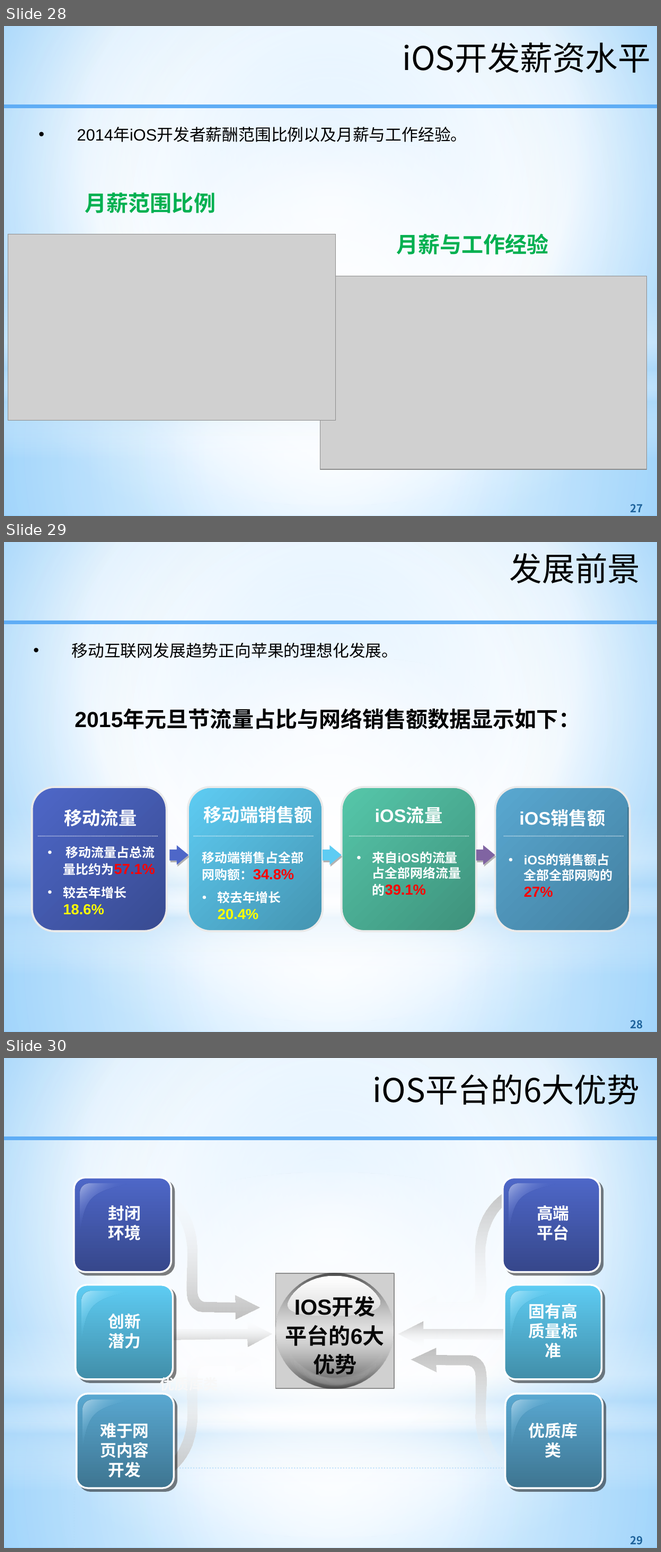
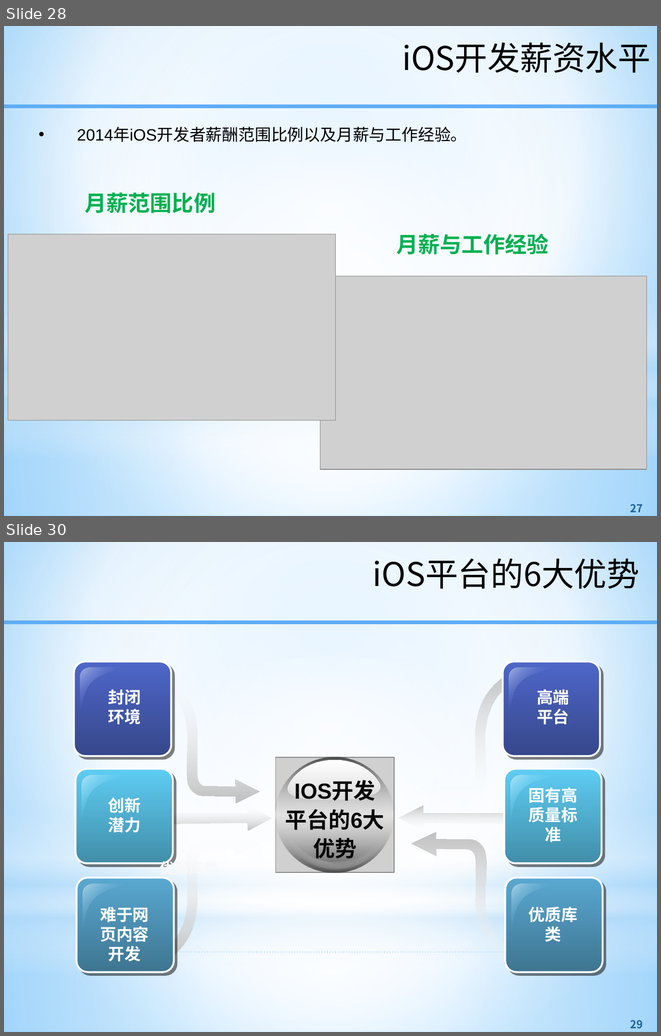
Before and after one commit to kkdmh77/gjh_baoche, a slide deck: 资料/PPT资料/宣讲PPT.pptx. Shown one above the other, each under a label of ours: slides 28, 29 and 30 before the commit, slides 28 and 30 after it; the slides between them are not shown. The pictures are 661x1552 and 661x1036 pixels, drawn with LibreOffice and Linux fonts; fonts in the diff are those of the drawing; grey boxes stand for pictures; background and template pictures are left out. Boxes give left, top, right and bottom in pixels: in the first picture for what was removed or moved away, otherwise in the second. Text is boxed around its words. In the diff, an @@ line names an element or a change of style, - is before the commit and + after.

```diff
--- a/资料/PPT资料/宣讲PPT.pptx
+++ b/资料/PPT资料/宣讲PPT.pptx
@@ slide 29 removed at [4, 542, 657, 1032], background gradient #9ED5FF to #FFFFFF to #5BB9FF; not listed: 5 template elements that a slide beside it also shows @@
@@ text removed at [510, 553, 640, 583] @@
-发展前景
@@ text removed at [72, 643, 398, 658] @@
-• 移动互联网发展趋势正向苹果的理想化发展。
@@ text removed at [74, 710, 580, 729] @@
-2015年元旦节流量占比与网络销售额数据显示如下：
@@ rounded rectangle removed at [32, 787, 167, 931] @@
@@ rounded rectangle removed at [188, 787, 323, 931] @@
@@ rounded rectangle removed at [342, 787, 476, 931] @@
@@ rounded rectangle removed at [495, 787, 629, 931] @@
@@ text removed at [64, 809, 136, 826] @@
-移动流量
@@ text removed at [204, 806, 313, 823] @@
-移动端销售额
@@ text removed at [375, 808, 443, 823] @@
-iOS流量
@@ text removed at [519, 810, 605, 828] @@
-iOS销售额
@@ line removed from (628, 807) to (628, 911) @@
@@ line removed from (38, 836) to (158, 836) @@
@@ line removed from (193, 836) to (314, 836) @@
@@ line removed from (348, 836) to (469, 836) @@
@@ line removed from (503, 836) to (624, 836) @@
@@ text removed at [63, 846, 155, 915] @@
-• 移动流量占总流量比约为57.1%
-• 较去年增长18.6%
@@ right arrow removed at [170, 845, 189, 865] @@
@@ text removed at [202, 851, 304, 919] @@
-移动端销售占全部网购额：34.8%
-• 较去年增长20.4%
@@ right arrow removed at [323, 845, 342, 865] @@
@@ text removed at [372, 851, 458, 895] @@
-• 来自iOS的流量占全部网络流量的39.1%
@@ right arrow removed at [476, 845, 495, 865] @@
@@ text removed at [502, 848, 621, 911] @@
-• iOS的销售额占全部全部网购的27%
@@ page number removed at [630, 1020, 643, 1028] @@
-28
```
Also in this commit, not shown: 2 slides added, 4 other files.
